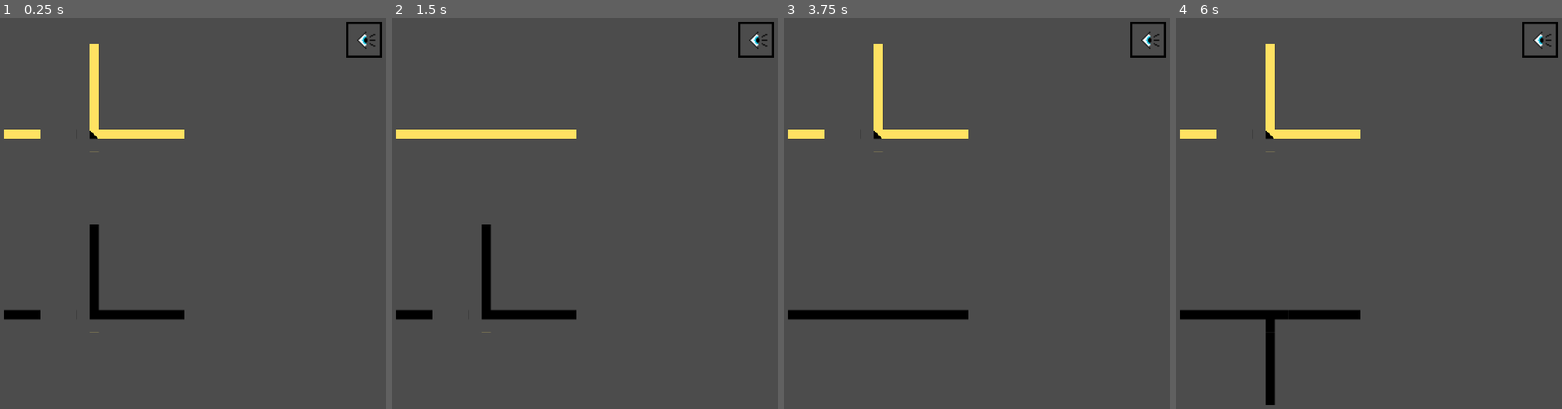
Above: before the commit, frames 1-4 (left to right).
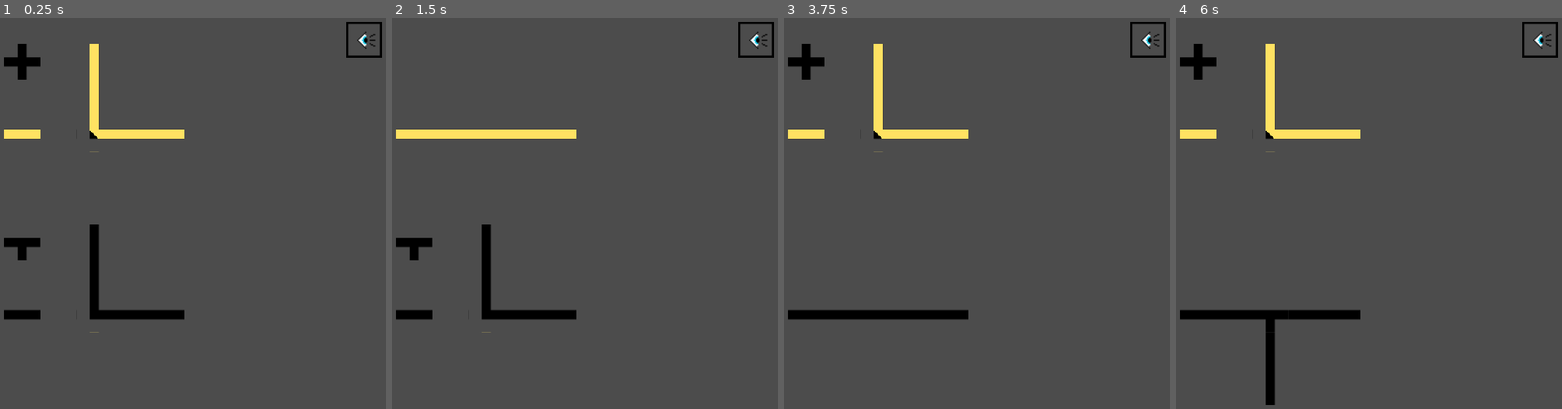
Above: after the commit, the same moments.

Repository: jojva/ld48
Game: Godot game, scene res://Main.tscn
Two runs of this game, one before a commit and one after it. Both use one fixed random seed, a clock stepped at 60 frames per second and the inputs below.
Inputs (mouse positions are in pixels of both pictures, inside the frame that each line leads up to):
- Up to frame 1 (0.25 s): no input
- Up to frame 2 (1.5 s): tap Enter at 0.5 s; move the mouse to (720, 201) at 0.52 s; hold Right (ui_right) 0.53-1.28 s; click (720, 201) at 0.67 s; tap Space at 1.25 s; move the mouse to (500, 248) at 1.27 s; hold Down (ui_down) from 1.28 s (still down)
- Up to frame 3 (3.75 s): tap Enter at 2, 3.5 s; move the mouse to (1050, 119) at 2.02 s; release Down (ui_down) at 2.03 s; hold Right (ui_right) 2.03-2.78 s; tap Space at 2.75 s; move the mouse to (969, 319) at 2.77 s; hold Up (ui_up) 2.78-3.53 s; click (969, 319) at 2.92 s; move the mouse to (1154, 295) at 3.52 s; hold Left (ui_left) from 3.53 s (still down)
- Up to frame 4 (6 s): tap Space at 4.25 s; move the mouse to (1230, 154) at 4.27 s; move the mouse to (1415, 225) at 5.02 s; release Left (ui_left) at 5.03 s; hold Down (ui_down) 5.03-5.78 s; click (1415, 225) at 5.17 s; move the mouse to (1311, 104) at 5.77 s; hold Right (ui_right) from 5.78 s (still down)

The runs differ from the first frame. In frame 1, 0.7% of the frame differs, in the area x 1-11%, y 6-62%; in frame 2, 0.3%; in frame 3, 0.4%; in frame 4, 0.4%.

Commit message:
Handle >2 levels

Diff:
--- a/Level.gd
+++ b/Level.gd
@@ -65,6 +65,7 @@
 
 
 func shift(direction):
+	print("shifting")
 	position.x += direction * Constants.COLS * $Circuit.cell_size.x
 	var offset_src
 	var offset_dst
--- a/Main.gd
+++ b/Main.gd
@@ -2,6 +2,7 @@
 
 
 var current_face = 0
+var level_window = 0
 
 
 func _ready():
@@ -12,6 +13,17 @@
 
 
 func _input(e):
+	var tower = $ViewportContainer/Viewport/Tower
+	if e.is_action_pressed("ui_up"):
+		tower.current_level = max(0, tower.current_level - 1)
+		if tower.current_level < level_window:
+			level_window -= 1
+			tower.position.y = - level_window * Constants.ROWS * Constants.CELL_SIZE * $ViewportContainer/Viewport/Tower.scale.y
+	if e.is_action_pressed("ui_down"):
+		tower.current_level = min(tower.nb_levels() - 1, tower.current_level + 1)
+		if tower.current_level > level_window + 1:
+			level_window += 1
+			tower.position.y = - level_window * Constants.ROWS * Constants.CELL_SIZE * $ViewportContainer/Viewport/Tower.scale.y
 	if e.is_action_pressed("ui_look_left"):
 		look_elsewhere(1)
 	if e.is_action_pressed("ui_look_right"):
--- a/Tower.gd
+++ b/Tower.gd
@@ -4,8 +4,7 @@
 
 const START_X = 2
 const START_Y = 0
-const NB_LEVELS = 2
-var TOTAL_ROWS = Constants.ROWS * NB_LEVELS
+var TOTAL_ROWS = -42
 
 enum Directions {
 	RIGHT,
@@ -26,16 +25,13 @@
 
 # Called when the node enters the scene tree for the first time.
 func _ready():
+	TOTAL_ROWS = Constants.ROWS * nb_levels()
 	update_light()
 
 
 func _input(e):
 	var moved = false
 	var lvl = get_node("Level" + str(current_level))
-	if e.is_action_pressed("ui_up"):
-		current_level = max(0, current_level - 1)
-	if e.is_action_pressed("ui_down"):
-		current_level = min(NB_LEVELS - 1, current_level + 1)
 	if e.is_action_pressed("ui_left"):
 		lvl.shift(1)
 		if current_level == 0:
@@ -54,6 +50,15 @@
 
 func _on_Level_updated():
 	update_light()
+
+
+func nb_levels():
+	var count = 0
+	for child in get_children():
+		if "Level" in child.name:
+			count += 1
+	print(count)
+	return count
 
 
 func update_light():
--- a/Tower.tscn
+++ b/Tower.tscn
@@ -242,13 +242,19 @@
 [node name="Level0" parent="." instance=ExtResource( 4 )]
 
 [node name="Circuit" parent="Level0" index="0"]
-tile_data = PoolIntArray( 2, -1610612733, 0, 65538, -1610612733, 0 …(316 unchanged characters)…
+tile_data = PoolIntArray( 0, 0, 0, 2, -1610612733, 0, 65538, -1610612733, 0 …(316 unchanged characters)…
 
 [node name="Level1" parent="." instance=ExtResource( 4 )]
 position = Vector2( 0, 160 )
 
 [node name="Circuit" parent="Level1" index="0"]
-tile_data = PoolIntArray( 2, -1610612733, 0, 65538, -1610612733, 0 …(316 unchanged characters)…
+tile_data = PoolIntArray( 0, 1, 0, 2, -1610612733, 0, 65538, -1610612733, 0 …(316 unchanged characters)…
+
+[node name="Level2" parent="." instance=ExtResource( 4 )]
+position = Vector2( 0, 320 )
+
+[node name="Circuit" parent="Level2" index="0"]
+tile_data = PoolIntArray( 0, 2, 0, 2, -1610612733, 0, 65538, -1610612733, 0, 131072, 3, 0, 131074, 2, 0, 131075, 3, 0, 131076, 3, 0, 131077, 3, 0, 131078, 3, 0, 131079, 3, 0, 131080, 3, 0, 131081, 3, 0, 131082, 3, 0, 131083, 3, 0, 131084, 1, 0, 131085, 3, 0, 131086, 3, 0, 131087, 3, 0, 131088, 3, 0, 131089, 3, 0, 131090, 3, 0, 131091, 3, 0, 196620, -1610612733, 0, 262156, -1610612733, 0 )
 
 [node name="Light" type="TileMap" parent="."]
 tile_set = SubResource( 1 )
@@ -260,6 +266,8 @@
 [connection signal="game_won" from="." to="." method="_on_Main_game_won"]
 [connection signal="updated" from="Level0" to="." method="_on_Level_updated"]
 [connection signal="updated" from="Level1" to="." method="_on_Level_updated"]
+[connection signal="updated" from="Level2" to="." method="_on_Level_updated"]
 
 [editable path="Level0"]
 [editable path="Level1"]
+[editable path="Level2"]
